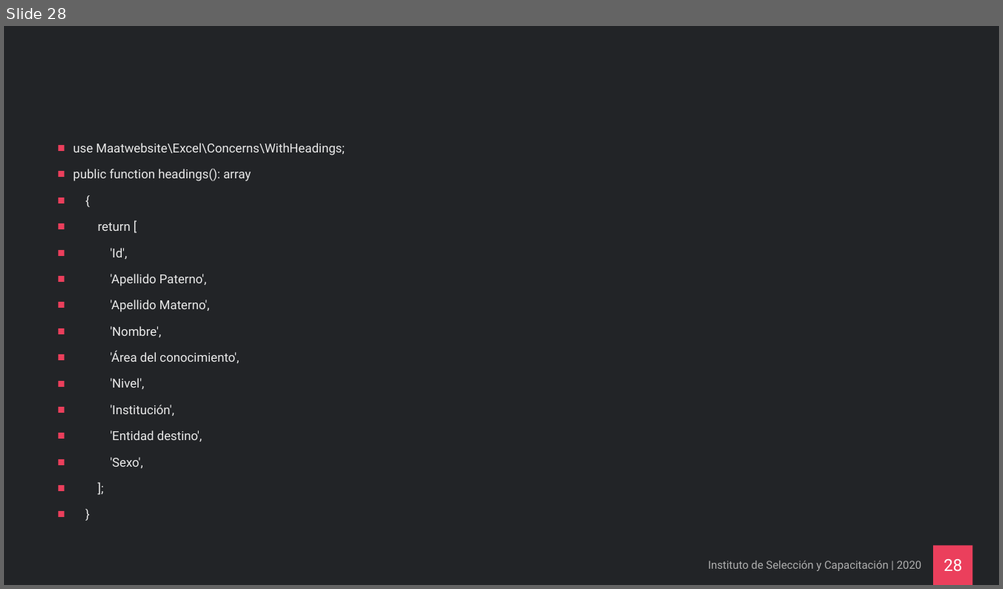
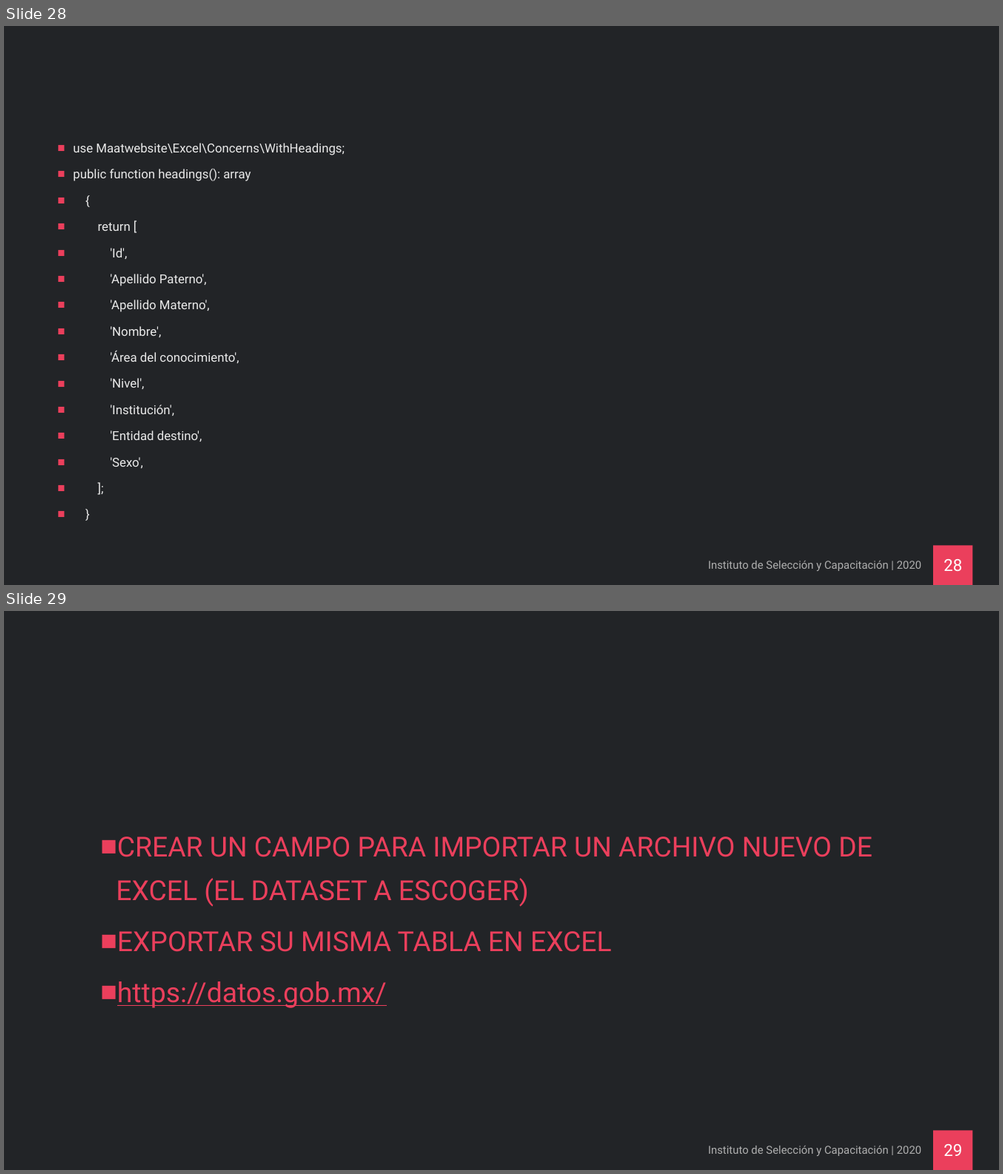
Before and after one commit to ricardo77a/curso-laravel-intermedio-dev, a slide deck: Curso Laravel Intermedio.pptx. Shown one above the other, each under a label of ours: slide 28 before the commit, slides 28 and 29 after it. The pictures are 1003x589 and 1003x1174 pixels, drawn with LibreOffice and Linux fonts; fonts in the diff are those of the drawing; background and template pictures are left out. Boxes give left, top, right and bottom in pixels: in the first picture for what was removed or moved away, otherwise in the second. Text is boxed around its words. In the diff, an @@ line names an element or a change of style, - is before the commit and + after.

```diff
--- a/Curso Laravel Intermedio.pptx
+++ b/Curso Laravel Intermedio.pptx
@@ slide 29 added at box(4, 611, 999, 1170), background #222427; not listed: 1 template element that a slide beside it also shows @@
@@ text added at box(116, 837, 872, 1008), 40 pt, text #EB3F5C @@
+■ CREAR UN CAMPO PARA IMPORTAR UN ARCHIVO NUEVO DE EXCEL (EL DATASET A ESCOGER)
+■ EXPORTAR SU MISMA TABLA EN EXCEL
+■ https://datos.gob.mx/
@@ text added at box(708, 1146, 921, 1156), 16 pt, text #B0B0B0 @@
+Instituto de Selección y Capacitación | 2020
@@ page number added at box(943, 1145, 962, 1156), 24 pt, text #FFFFFF @@
+29
```
Also in this commit, not shown: 3 other slides added.
